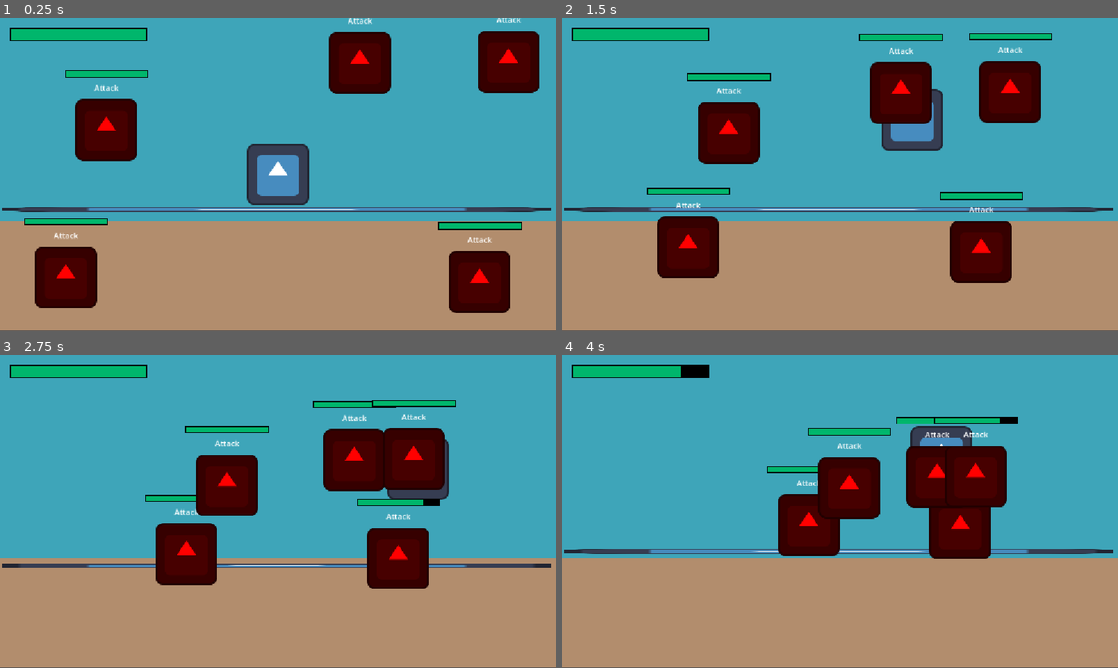
Above: before the commit, frames 1-4 (two rows, left to right).
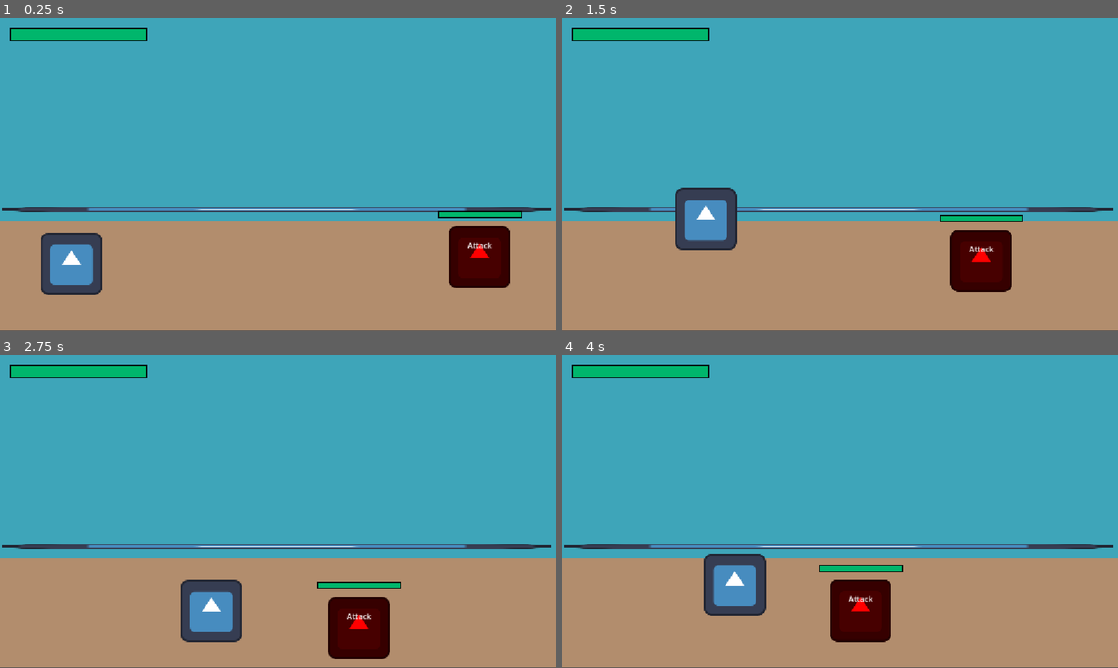
Above: after the commit, the same moments.

Repository: zhang-edward/shrimp-beat-em-up
Game: Godot game, scene res://scenes/Game.tscn
Two runs of this game, one before a commit and one after it. Both use one fixed random seed, a clock stepped at 60 frames per second and the inputs below. The engine's default icon, where the game draws it, is replaced by a stand-in: a white triangle on a blue panel in a dark square.
Inputs:
- Up to frame 1 (0.25 s): no input
- Up to frame 2 (1.5 s): hold Right (move_right) 0.53-1.28 s; tap F (attack) at 0.6 s; tap Space (jump) at 0.77, 0.8, 1.07, 1.35 s; hold Down (move_down) from 1.28 s (still down)
- Up to frame 3 (2.75 s): tap Space (jump) at 1.52, 1.82, 2.3 s; tap F (attack) at 1.55, 2.1 s; release Down (move_down) at 2.03 s; hold Right (move_right) from 2.03 s (still down)
- Up to frame 4 (4 s): release Right (move_right) at 2.78 s; hold Up (move_up) 2.78-3.53 s; tap F (attack) at 2.85 s; tap Space (jump) at 3.02, 3.32, 3.6, 3.77 s; hold Left (move_left) from 3.53 s (still down)

The runs differ from the first frame. In frame 1, 15% of the frame differs, in the area x 4-97%, y 0-95%; in frame 2, 14%; in frame 3, 20%, in the area x 0-100%, y 14-98%; in frame 4, 18%.

Commit message:
Add proper jumping and separate hurtbox from collider

Diff:
--- a/prefab/Enemy.tscn
+++ b/prefab/Enemy.tscn
@@ -5,16 +5,19 @@
 [ext_resource type="Texture2D" uid="uid://dmlqvg0yr7q4o" path="res://icon.svg" id="2_mx2wg"]
 [ext_resource type="Script" uid="uid://bpe5ra7nyt4xn" path="res://scripts/states/AttackState.gd" id="3_mx2wg"]
 [ext_resource type="Script" uid="uid://duq3i13njmcii" path="res://scripts/states/WanderState.gd" id="4_7mgug"]
+[ext_resource type="Script" uid="uid://csf7xaemitdcb" path="res://prefab/Hurtbox.gd" id="5_2y5xi"]
 [ext_resource type="Script" uid="uid://do8t1vj4ygsrh" path="res://scripts/fsm/DebugStateMachineLabel.gd" id="5_y7302"]
 [ext_resource type="StyleBox" uid="uid://tu5xpycc3rfh" path="res://prefab/styles/healthbar_bg.tres" id="7_jca2b"]
 [ext_resource type="StyleBox" uid="uid://bpb3vlcuriyr1" path="res://prefab/styles/healthbar_fill.tres" id="8_2y5xi"]
 
-[sub_resource type="RectangleShape2D" id="RectangleShape2D_6pmnr"]
-size = Vector2(128, 130)
+[sub_resource type="RectangleShape2D" id="RectangleShape2D_jca2b"]
+size = Vector2(118, 121)
+
+[sub_resource type="CircleShape2D" id="CircleShape2D_jca2b"]
 
 [node name="Enemy" type="CharacterBody2D" unique_id=1600955621]
-collision_layer = 2
-collision_mask = 0
+collision_layer = 0
+collision_mask = 2
 script = ExtResource("1_f08wl")
 
 [node name="Healthbar" type="ProgressBar" parent="." unique_id=347754481]
@@ -22,9 +25,9 @@
 anchor_left = 0.5
 anchor_right = 0.5
 offset_left = -86.0
-offset_top = -123.0
+offset_top = -158.0
 offset_right = 87.0
-offset_bottom = -108.0
+offset_bottom = -143.0
 grow_horizontal = 2
 theme_override_styles/background = ExtResource("7_jca2b")
 theme_override_styles/fill = ExtResource("8_2y5xi")
@@ -34,8 +37,21 @@
 show_percentage = false
 
 [node name="Sprite2D" type="Sprite2D" parent="." unique_id=172443480]
-modulate = Color(1, 0, 0, 1)
+self_modulate = Color(1, 0, 0, 1)
+position = Vector2(0, -63)
 texture = ExtResource("2_mx2wg")
+
+[node name="HurtBox" type="Area2D" parent="Sprite2D" unique_id=1798380912 node_paths=PackedStringArray("parent")]
+position = Vector2(0, 64)
+collision_layer = 4
+collision_mask = 4
+script = ExtResource("5_2y5xi")
+parent = NodePath("../..")
+
+[node name="CollisionShape2D" type="CollisionShape2D" parent="Sprite2D/HurtBox" unique_id=908512090]
+position = Vector2(0, -61.5)
+shape = SubResource("RectangleShape2D_jca2b")
+debug_color = Color(0.7967164, 0.42138872, 0.12490418, 0.41960785)
 
 [node name="StateMachine" type="Node" parent="." unique_id=2094818322]
 script = ExtResource("2_e3gy8")
@@ -66,4 +82,5 @@
 state_machine = NodePath("../StateMachine")
 
 [node name="CollisionShape2D" type="CollisionShape2D" parent="." unique_id=600665596]
-shape = SubResource("RectangleShape2D_6pmnr")
+position = Vector2(0, 1)
+shape = SubResource("CircleShape2D_jca2b")
--- a/prefab/Hitbox.tscn
+++ b/prefab/Hitbox.tscn
@@ -4,7 +4,7 @@
 
 [node name="Hitbox" type="Area2D" unique_id=1509281958]
 collision_layer = 4
-collision_mask = 3
+collision_mask = 4
 script = ExtResource("1_i3oj0")
 
 [node name="CollisionShape2D" type="CollisionShape2D" parent="." unique_id=1233113406]
--- /dev/null
+++ b/prefab/Hurtbox.gd
@@ -0,0 +1,4 @@
+class_name Hurtbox
+extends Area2D
+
+@export var parent: CharacterBody2D
--- a/prefab/Player.tscn
+++ b/prefab/Player.tscn
@@ -2,16 +2,35 @@
 
 [ext_resource type="Script" uid="uid://yf1p7bejodo2" path="res://scripts/Player.gd" id="1_00yv1"]
 [ext_resource type="Texture2D" uid="uid://dmlqvg0yr7q4o" path="res://icon.svg" id="2_2plk2"]
+[ext_resource type="Script" uid="uid://csf7xaemitdcb" path="res://prefab/Hurtbox.gd" id="3_poo86"]
 
-[sub_resource type="RectangleShape2D" id="RectangleShape2D_6pmnr"]
-size = Vector2(128, 130)
+[sub_resource type="RectangleShape2D" id="RectangleShape2D_da51w"]
+size = Vector2(118, 121)
+
+[sub_resource type="CircleShape2D" id="CircleShape2D_mod73"]
+radius = 18.248287
 
 [node name="Player" type="CharacterBody2D" unique_id=2117824229]
+collision_layer = 0
+collision_mask = 2
 script = ExtResource("1_00yv1")
 
 [node name="Sprite2D" type="Sprite2D" parent="." unique_id=2128394771]
 texture = ExtResource("2_2plk2")
+offset = Vector2(0, -64)
+
+[node name="HurtBox" type="Area2D" parent="Sprite2D" unique_id=669237323 node_paths=PackedStringArray("parent")]
+position = Vector2(0, -2)
+collision_layer = 4
+collision_mask = 4
+script = ExtResource("3_poo86")
+parent = NodePath("../..")
+
+[node name="CollisionShape2D" type="CollisionShape2D" parent="Sprite2D/HurtBox" unique_id=960240553]
+position = Vector2(0, -61.5)
+shape = SubResource("RectangleShape2D_da51w")
+debug_color = Color(0.7967164, 0.42138872, 0.12490418, 0.41960785)
 
 [node name="CollisionShape2D" type="CollisionShape2D" parent="." unique_id=1225749893]
-position = Vector2(-1, -1)
-shape = SubResource("RectangleShape2D_6pmnr")
+position = Vector2(0, -7)
+shape = SubResource("CircleShape2D_mod73")
--- a/project.godot
+++ b/project.godot
@@ -57,6 +57,12 @@
 ]
 }
 
+[layer_names]
+
+2d_physics/layer_1="colliders"
+2d_physics/layer_2="terrain"
+2d_physics/layer_3="hithurtboxes"
+
 [physics]
 
 3d/physics_engine="Jolt Physics"
--- a/scenes/Game.tscn
+++ b/scenes/Game.tscn
@@ -7,6 +7,9 @@
 [ext_resource type="StyleBox" uid="uid://bpb3vlcuriyr1" path="res://prefab/styles/healthbar_fill.tres" id="3_400sg"]
 [ext_resource type="PackedScene" uid="uid://s4vk1a005tvq" path="res://prefab/Enemy.tscn" id="4_78awf"]
 [ext_resource type="Script" uid="uid://d3ewt73qfqtdc" path="res://scenes/EnemyManager.gd" id="5_s0nni"]
+
+[sub_resource type="RectangleShape2D" id="RectangleShape2D_mod73"]
+size = Vector2(1150, 389)
 
 [node name="Game" type="Node2D" unique_id=67653856]
 script = ExtResource("1_ibkli")
@@ -43,30 +46,25 @@
 [node name="Ground" parent="." unique_id=1608475129 instance=ExtResource("2_cpr0p")]
 
 [node name="Player" parent="." unique_id=1699568361 node_paths=PackedStringArray("healthbar", "ground_ref") instance=ExtResource("2_qbsmt")]
+position = Vector2(-428, 249)
 healthbar = NodePath("../CanvasLayer/Healthbar")
 ground_ref = NodePath("../Ground")
 
 [node name="Enemy" parent="." unique_id=1600955621 node_paths=PackedStringArray("playerRef") instance=ExtResource("4_78awf")]
 position = Vector2(441, 234)
-playerRef = NodePath("../Player")
-
-[node name="Enemy2" parent="." unique_id=174174259 node_paths=PackedStringArray("playerRef") instance=ExtResource("4_78awf")]
-position = Vector2(193, -243)
-playerRef = NodePath("../Player")
-
-[node name="Enemy3" parent="." unique_id=385568390 node_paths=PackedStringArray("playerRef") instance=ExtResource("4_78awf")]
-position = Vector2(-463, 225)
-playerRef = NodePath("../Player")
-
-[node name="Enemy4" parent="." unique_id=1204473853 node_paths=PackedStringArray("playerRef") instance=ExtResource("4_78awf")]
-position = Vector2(501, -245)
-playerRef = NodePath("../Player")
-
-[node name="Enemy5" parent="." unique_id=1701584890 node_paths=PackedStringArray("playerRef") instance=ExtResource("4_78awf")]
-position = Vector2(-379, -104)
+collision_layer = 1
+collision_mask = 1
 playerRef = NodePath("../Player")
 
 [node name="Camera2D" type="Camera2D" parent="." unique_id=983189321]
 
 [node name="EnemyManager" type="Node2D" parent="." unique_id=908296068]
 script = ExtResource("5_s0nni")
+
+[node name="StaticBody2D" type="StaticBody2D" parent="." unique_id=432593465]
+collision_layer = 2
+collision_mask = 3
+
+[node name="CollisionShape2D" type="CollisionShape2D" parent="StaticBody2D" unique_id=1428512183]
+position = Vector2(0, -129.5)
+shape = SubResource("RectangleShape2D_mod73")
--- a/scripts/Hitbox.gd
+++ b/scripts/Hitbox.gd
@@ -18,22 +18,25 @@
 	_collision_shape.shape.size = size
 	_life_timer = lifetime
 	_damage = damage
-	body_entered.connect(_handle_body_entered)
+	area_entered.connect(_handle_area_entered)
 
 func _process(delta):
 	_life_timer -= delta
 	if _life_timer <= 0:
 		queue_free()
 
-func _handle_body_entered(body: Node2D):
+func _handle_area_entered(body: Area2D):
 	if _collision_exceptions.has(body):
 		return
 	else:
 		_collision_exceptions[body] = true
 
-	if _collide_with == CollideableTypes.Player and body is Player:
-		var player = body as Player
-		player.damage(_damage)
-	if _collide_with == CollideableTypes.Enemy and body is Enemy:
-		var enemy = body as Enemy
-		enemy.damage(_damage)
+	if body is Hurtbox:
+		print("Hitbox collided with hurtbox")
+		var hurtbox = body as Hurtbox
+		if hurtbox.parent is Player and _collide_with == CollideableTypes.Player:
+			var player = hurtbox.parent as Player
+			player.damage(_damage)
+		elif hurtbox.parent is Enemy and _collide_with == CollideableTypes.Enemy:
+			var enemy = hurtbox.parent as Enemy
+			enemy.damage(_damage)
--- a/scripts/Player.gd
+++ b/scripts/Player.gd
@@ -8,10 +8,12 @@
 @onready var sprite = $Sprite2D
 
 @export var healthbar: ProgressBar
-@export var ground_ref: Ground
+# @export var ground_ref: Ground
 @export var hitbox_scene: PackedScene = preload("res://prefab/Hitbox.tscn")
 
 var gravity = ProjectSettings.get_setting("physics/2d/default_gravity")
+var z_velocity = 0.0
+var z = 0.0 # altitude
 
 func _ready() -> void:
 	pass
@@ -25,27 +27,27 @@
 
 func _physics_process(delta: float) -> void:
 	var direction_x = Input.get_axis("move_left", "move_right")
-	velocity = Vector2(direction_x * speed, velocity.y)
+	var direction_y = Input.get_axis("move_up", "move_down")
+	velocity = Vector2(direction_x * speed, direction_y * speed)
+
 	if direction_x != 0:
 		sprite.flip_h = direction_x < 0
+
 	if is_jumping:
-		if get_slide_collision_count() > 0:
+		if z < 0:
+			z_velocity += gravity * delta
+		else:
+			z = 0
+			z_velocity = 0
 			is_jumping = false
-			velocity.y = 0
-		else:
-			velocity.y += gravity * delta
-	else:
-		var direction_y = Input.get_axis("move_up", "move_down")
-		if direction_y == 0:
-			velocity.y = 0
-			if Input.is_action_just_pressed("jump"):
-				ground_ref.collision_shape.set_deferred("disabled", false)
-				ground_ref.global_position.y = global_position.y
-				is_jumping = true
-				velocity.y = - JUMP_VELOCITY
-		else:
-			ground_ref.collision_shape.set_deferred("disabled", true)
-			velocity = Vector2(velocity.x, direction_y * speed)
+	if z == 0 and Input.is_action_just_pressed("jump"):
+		is_jumping = true
+		z_velocity = - JUMP_VELOCITY
+
+	z += z_velocity * delta
+	velocity = MovementUtils.scale_velocity(velocity)
+	sprite.position.y = z
+	print(z)
 	move_and_slide()
 
 func damage(amount: int):
Not shown, added: prefab/Hurtbox.gd.uid
